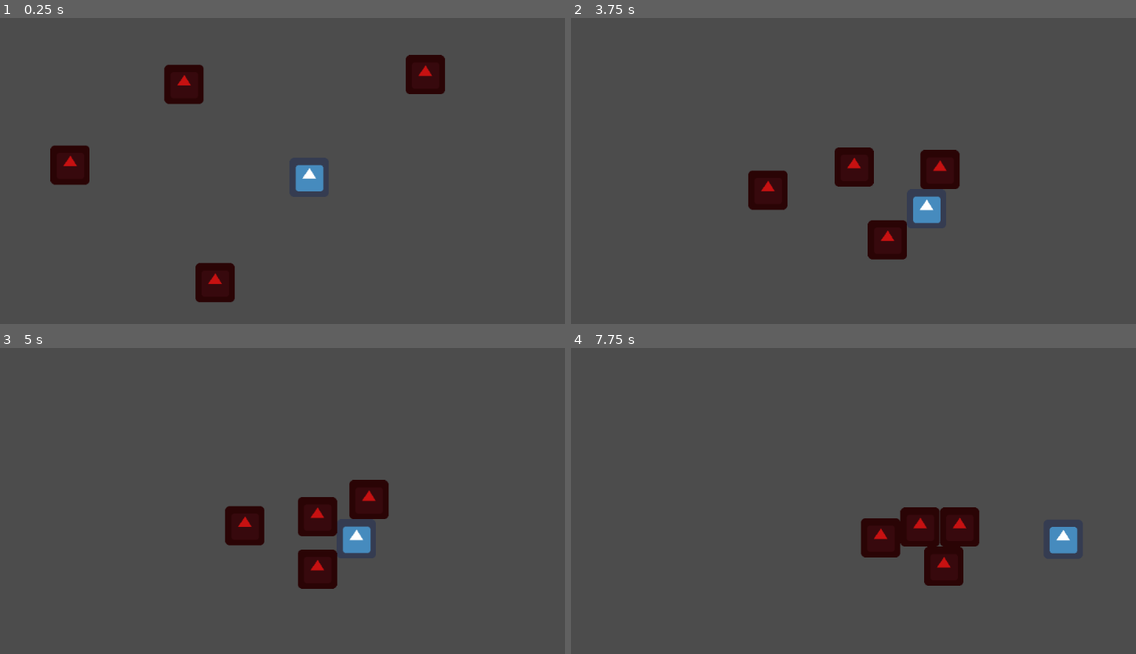
Above: before the commit, frames 1-4 (two rows, left to right).
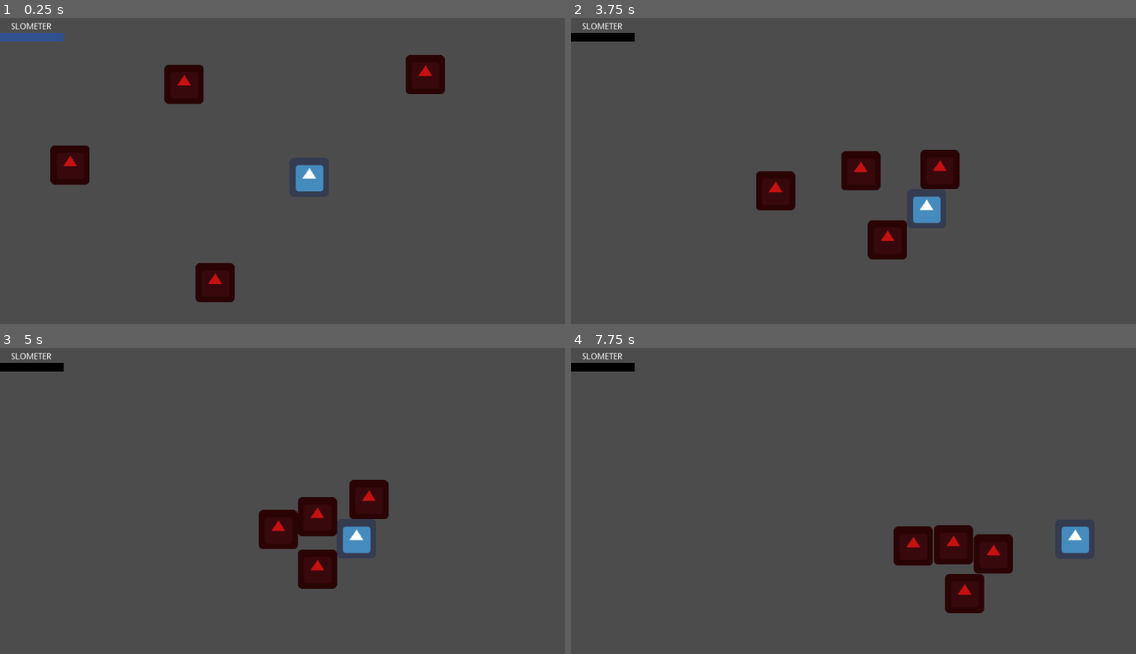
Above: after the commit, the same moments.

Repository: oleg-yurchenko/SlowMotionConcept
Game: Godot game, scene res://Main.tscn
The game is run twice, just before and just after one commit, with the same random seed, the same clock (stepped at 60 frames per second) and the same inputs. The engine's default icon, where the game draws it, is replaced by a stand-in: a white triangle on a blue panel in a dark square.
Inputs:
- Up to frame 1 (0.25 s): no input
- Up to frame 2 (3.75 s): hold D (right) 0.53-1.28 s; hold Space (slowmode) 0.53-1.28 s; hold S (down) 1.28-2.03 s; tap Space (slowmode) at 1.35, 2.85 s; hold D (right) 2.03-2.78 s; hold Space (slowmode) 2.03-2.78 s; hold W (up) 2.78-3.53 s; hold A (left) from 3.53 s (still down); hold Space (slowmode) from 3.53 s (still down)
- Up to frame 3 (5 s): keep holding A (left); release Space (slowmode) at 4.28 s; tap Space (slowmode) at 4.35 s
- Up to frame 4 (7.75 s): release A (left) at 5.03 s; hold S (down) 5.03-5.78 s; hold Space (slowmode) 5.03-5.78 s; hold D (right) 5.78-6.53 s; tap Space (slowmode) at 5.85, 7.35 s; hold W (up) 6.53-7.28 s; hold Space (slowmode) 6.53-7.28 s; hold D (right) from 7.28 s (still down)

The runs differ from the first frame. In frame 1, 0.4% of the frame differs, in the area x 0-12%, y 1-8%; in frame 2, 1.4%; in frame 3, 2.0%; in frame 4, 5.1%, in the area x 0-92%, y 1-87%.

Commit message:
Added a SloMeter slider, and functionality, with reload time

Diff:
--- a/Main.gd
+++ b/Main.gd
@@ -1,9 +1,24 @@
 extends Node2D
 
 export var gSpeedModifier = 1
+var SloMoCharge = 100
+var sinceLastUse
+
+func _ready():
+	sinceLastUse = 2
 
 func _process(delta):
-	if(Input.is_action_pressed("slowmode")):
+	if(Input.is_action_pressed("slowmode") and SloMoCharge > 0):
+		sinceLastUse = 0
 		gSpeedModifier = 0.25
 	else:
 		gSpeedModifier = 1
+	if(gSpeedModifier == 0.25):
+		SloMoCharge -= 1
+	else:
+		sinceLastUse += delta
+	if(sinceLastUse >= 1.5):
+		SloMoCharge += 0.5
+	if(SloMoCharge > 100):
+		SloMoCharge = 100
+	$CanvasLayer/ProgressBar.value = SloMoCharge
--- a/Main.tscn
+++ b/Main.tscn
@@ -1,8 +1,14 @@
-[gd_scene load_steps=4 format=2]
+[gd_scene load_steps=6 format=2]
 
 [ext_resource path="res://Player.tscn" type="PackedScene" id=1]
 [ext_resource path="res://Enemy.tscn" type="PackedScene" id=2]
 [ext_resource path="res://Main.gd" type="Script" id=3]
+
+[sub_resource type="StyleBoxFlat" id=1]
+bg_color = Color( 0.196078, 0.317647, 0.560784, 1 )
+
+[sub_resource type="StyleBoxFlat" id=2]
+bg_color = Color( 0, 0, 0, 1 )
 
 [node name="Main" type="Node2D"]
 script = ExtResource( 3 )
@@ -21,3 +27,28 @@
 
 [node name="Enemy4" parent="." instance=ExtResource( 2 )]
 position = Vector2( 712.408, 78.6774 )
+
+[node name="CanvasLayer" type="CanvasLayer" parent="."]
+
+[node name="SloMeter" type="Label" parent="CanvasLayer"]
+margin_right = 102.0
+margin_bottom = 34.0
+text = "SloMeter"
+align = 1
+valign = 1
+uppercase = true
+__meta__ = {
+"_edit_use_anchors_": false
+}
+
+[node name="ProgressBar" type="ProgressBar" parent="CanvasLayer"]
+margin_top = 27.0
+margin_right = 104.0
+margin_bottom = 41.0
+custom_styles/fg = SubResource( 1 )
+custom_styles/bg = SubResource( 2 )
+value = 100.0
+percent_visible = false
+__meta__ = {
+"_edit_use_anchors_": false
+}
